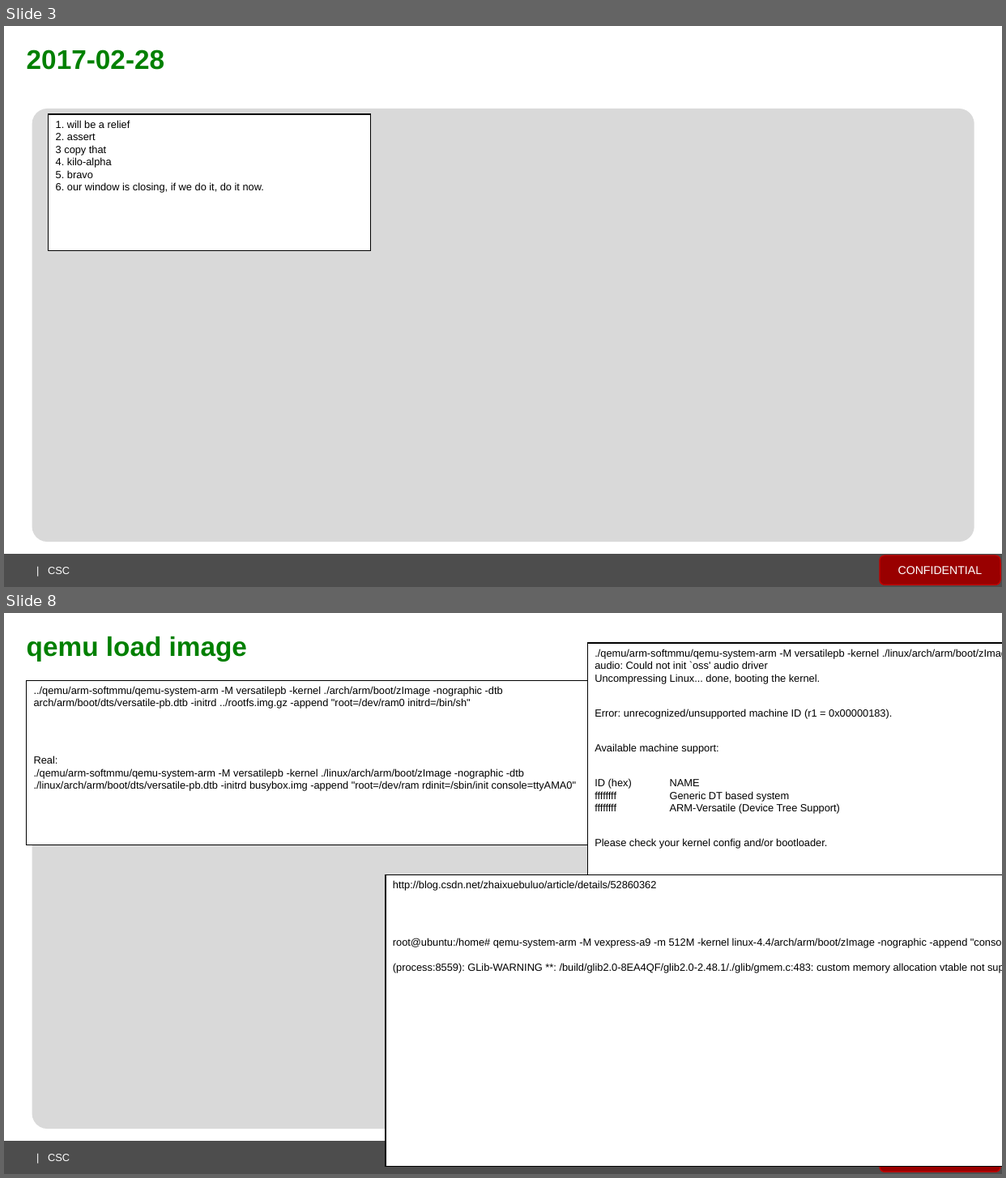
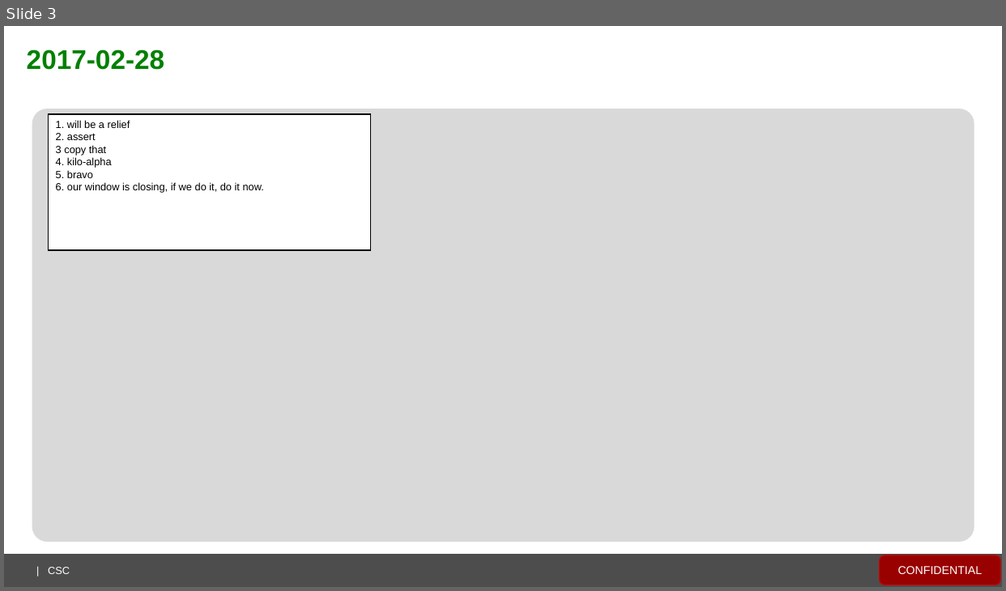
Before and after one commit to spartacus429496/everyday_note, a slide deck: everyday_note.pptx. Shown one above the other, each under a label of ours: slides 3 and 8 before the commit, slide 3 after it; the slides between them are not shown. The pictures are 1006x1178 and 1006x591 pixels, drawn with LibreOffice and Linux fonts; fonts in the diff are those of the drawing; background and template pictures are left out. Boxes give left, top, right and bottom in pixels: in the first picture for what was removed or moved away, otherwise in the second. Text is boxed around its words. In the diff, an @@ line names an element or a change of style, - is before the commit and + after.

```diff
--- a/everyday_note.pptx
+++ b/everyday_note.pptx
@@ slide 8 removed at box(4, 613, 1002, 1174), background #FFFFFF; not listed: 4 template elements that a slide beside it also shows @@
@@ text removed at box(27, 636, 247, 662) @@
-qemu load image
@@ rectangle removed at box(587, 643, 1002, 935) @@
-./qemu/arm-softmmu/qemu-system-arm -M versatilepb -kernel ./linux/arch/arm/boot/zImage -nographic
-audio: Could not init `oss' audio driver
-Uncompressing Linux... done, booting the kernel.
-Error: unrecognized/unsupported machine ID (r1 = 0x00000183).
-Available machine support:
-ID (hex) NAME
-ffffffff Generic DT based system
-ffffffff ARM-Versatile (Device Tree Support)
-Please check your kernel config and/or bootloader.
@@ rectangle removed at box(27, 680, 617, 845) @@
-../qemu/arm-softmmu/qemu-system-arm -M versatilepb -kernel ./arch/arm/boot/zImage -nographic -dtb arch/arm/boot/dts/versatile-pb.dtb -initrd ../rootfs.img.gz -append "root=/dev/ram0 initrd=/bin/sh"
-Real:
-./qemu/arm-softmmu/qemu-system-arm -M versatilepb -kernel ./linux/arch/arm/boot/zImage -nographic -dtb ./linux/arch/arm/boot/dts/versatile-pb.dtb -initrd busybox.img -append "root=/dev/ram rdinit=/sbin/init console=ttyAMA0"
@@ rectangle removed at box(386, 875, 1002, 1166) @@
-http://blog.csdn.net/zhaixuebuluo/article/details/52860362
-root@ubuntu:/home# qemu-system-arm -M vexpress-a9 -m 512M -kernel linux-4.4/arch/arm/boot/zImage -nographic -append "console=ttyAMA0"
-(process:8559): GLib-WARNING **: /build/glib2.0-8EA4QF/glib2.0-2.48.1/./glib/gmem.c:483: custom memory allocation vtable not supported
```
Also in this commit, not shown: 12 slides changed, 4 slides added, 3 other slides removed.
